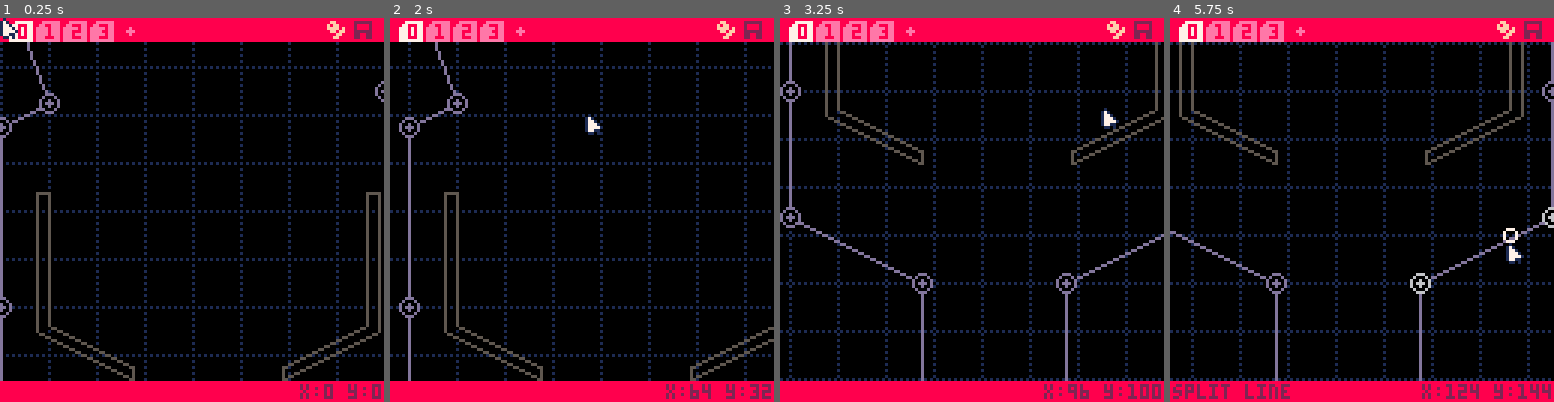
Above: before the commit, frames 1-4 (left to right).
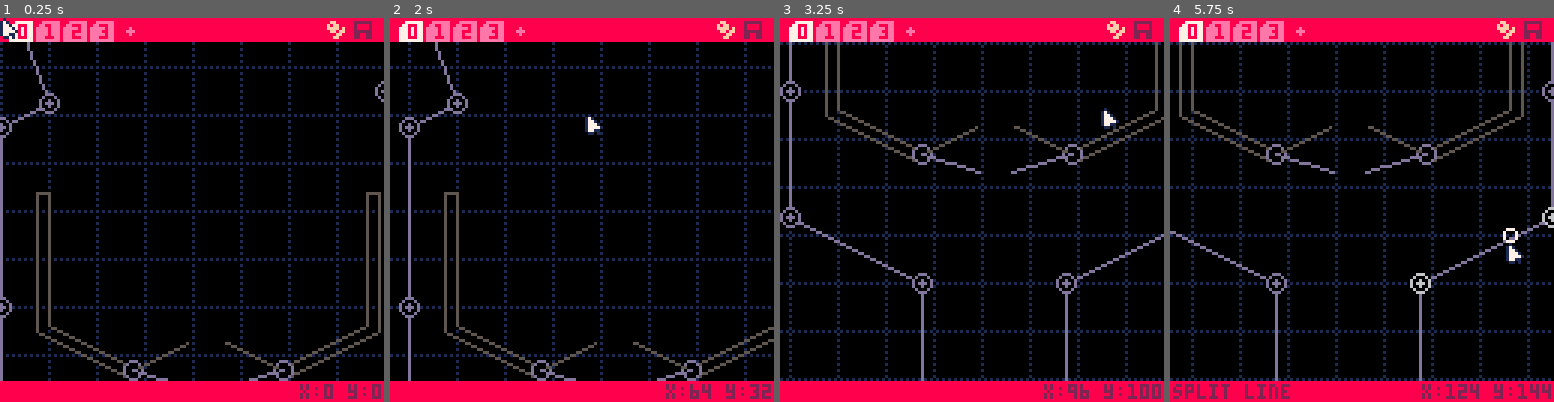
Above: after the commit, the same moments.

Repository: LouieChapm/Super3dPinball
Game: PICO-8 cartridge pinball_editor.p8
The game is run twice, just before and just after one commit, with the same random seed, the same clock (stepped at 60 frames per second) and the same inputs.
Inputs (mouse positions are in pixels of both pictures, inside the frame that each line leads up to):
- Up to frame 1 (0.25 s): no input
- Up to frame 2 (2 s): click (459, 121) at 0.67 s; click (520, 267) at 1.22 s; click (585, 114) at 1.77 s; hold Left from 1.97 s (still down)
- Up to frame 3 (3.25 s): click (1037, 259) at 2.32 s; release Left at 2.37 s; hold Down 2.42-2.82 s; click (1102, 106) at 2.87 s; hold Right from 2.87 s (still down)
- Up to frame 4 (5.75 s): click (1254, 256) at 3.42 s; release Right at 3.53 s; hold Up 3.58-4.08 s; click (1315, 102) at 3.97 s; hold Right 4.13-4.53 s; click (1381, 248) at 4.52 s; hold Down 4.58-5.08 s; click (1442, 94) at 5.07 s; hold Left from 5.13 s (still down); click (1507, 244) at 5.62 s

The runs differ from the first frame. In frame 1, 0.6% of the frame differs, in the area x 32-77%, y 84-95%; in frame 2, 0.6%; in frame 3, 0.7%, in the area x 34-79%, y 28-41%; in frame 4, 0.7%.

Commit message:
Update pinball_editor.p8

Diff:
--- a/pinball_editor.p8
+++ b/pinball_editor.p8
@@ -41,6 +41,7 @@
 	ACTIVE_POLY_INDEX, ACTIVE_POLY_OBJECT = 1, POLYGONS[1]
 
 	PARTS = {}
+	foreach(split(part_library, "\n"), init_part)
 
 
 	CAMERA_X,CAMERA_Y=dget(0) or 0,dget(1) or 0
@@ -49,14 +50,6 @@
 	NEW_POINT_PREVIEW = {}
 end
 
-function init_part(_datastr)
-	local data = split(_datastr)
-	local part_type = deli(data,1)
-
-	if part_type=="flipper" then
-		new_flipper(data) -- todo fix this
-	end
-end
 
 
 function init_polygon(poly_data)
@@ -145,6 +138,10 @@
 	keyboard_enter = false
 	if(p=="\r")keyboard_enter=true
 
+	keyboard_delete = false
+	if(p=="\b")keyboard_delete=true
+
+
 
 	if is_typing then
 
@@ -184,10 +181,19 @@
 	end
 end
 
-part_num=0
-function gen_name()
+function gen_name(_num)
+	part_num = _num or 0
+
 	part_num+=1
-	return "part" .. sub("0"..part_num, -2)
+	local name = "part" .. sub("0"..part_num, -2)
+
+	for part in all(PARTS) do
+		if part.name==name then
+			return gen_name(part_num)
+		end
+	end
+
+	return name
 end
 
 function update_camera()
@@ -477,6 +483,8 @@
 	if NEW_POINT_PREVIEW!=nil then
 		circ(NEW_POINT_PREVIEW.x, NEW_POINT_PREVIEW.y, 2, 7)
 	end
+
+	foreach(PARTS, draw_part)
 end
 
 function draw_ui_polygon()
@@ -496,7 +504,7 @@
 function goto_parts()
 	show_selector = false
 
-	part_option_texts=split"flipper,bumper,pop bumper,ramp"
+	part_option_texts=split"flipper,pop bumper,ramp"
 
 	placable,selected = nil,nil
 end
@@ -570,6 +578,11 @@
 		-- del(PARTS, hover_part)
 	end
 
+
+	if selected and keyboard_delete and not is_typing then
+		del(PARTS, selected)
+		selected = nil
+	end
 end
 
 function draw_mode_parts()
@@ -591,10 +604,10 @@
 	local rad = 3
 	local col = sel and 7 or _p.hover and 6 or 13
 
-	circfill(_p.x, _p.y, rad, 0)
-	circ(_p.x, _p.y, rad, col)
-
 	if _p.type == "flipper" then
+		circfill(_p.x, _p.y, rad, 0)
+		circ(_p.x, _p.y, rad, col)
+
 		local is_left,length,rest_direction,active_angle=unpack(_p.data)
 
 		local x2,y2 = _p.x + sin(rest_direction + active_angle) * length, _p.y + cos(rest_direction + active_angle) * length
@@ -602,6 +615,10 @@
 
 		local x2,y2 = _p.x + sin(rest_direction) * length, _p.y + cos(rest_direction) * length
 		line(_p.x, _p.y, x2, y2, col)
+	elseif _p.type == "pop bumper" then
+		local rad = unpack(_p.data)
+
+		circ(_p.x, _p.y, rad, col)
 	end
 end
 
@@ -631,7 +648,7 @@
 
 				-- clicked on button to make new object
 				if MOUSE_CLICK then
-					new_part(_text)
+					new_part(_text, true)
 				end
 			end
 
@@ -674,24 +691,69 @@
 	end
 end
 
-function new_part(_type)
+function init_part(_datastr)
+	local data = split(_datastr)
+
+	new_part(data, false)
+end
+
+
+
+function new_part(_data, _placable)
 	show_selector = false
-	place_object = true
-
-	part = {
-		x = MOUSE_X,
-		y = MOUSE_Y,
-
-		type = _type,
-		name = gen_name(),
-
-		index = -1,
-		data = {},
-	}
-
-	if _type == "flipper" then
-		part.index = 1
-		part.data = {true, 20, .8, -.12}
+	place_object = _placable
+
+	if (type(_data))=="string" then
+		-- new placable object type thing
+
+		local _type = _data
+
+		part = {
+			x = MOUSE_X,
+			y = MOUSE_Y,
+
+			type = _type,
+			name = gen_name(),
+
+			index = -1,
+			data = {},
+		}
+
+		if _type == "flipper" then
+			part.index = 1
+			part.data = {true, 20, .8, -.12}
+		elseif _type == "pop bumper" then
+			part.index = 2
+			part.data = {8}
+		else
+			debug(_type)
+		end
+
+		placable = part
+	else
+		-- todo holy shit is so cringe
+		local _type, _name, _x, _y, _info = deli(_data,1), deli(_data,1), deli(_data,1), deli(_data,1), _data
+
+		part = {
+			x = _x,
+			y = _y,
+
+			type = _type,
+			name = _name,
+
+			index = -1,
+			data = _info,
+		}
+
+		if(_type == "flipper") part.index = 1
+		if(_type == "pop bumper") part.index = 2
+
+		-- todo bad solution no
+		for i=1, #part.data do
+			if(part.data[i]=="true" or part.data[i]=="false")part.data[i]= part.data[i]=="true"
+		end
+
+		add(PARTS, part)
 	end
 end
 
@@ -699,21 +761,21 @@
 part_settings = {
 	split"????",
 	split"side,lgth,rest,actv", 		-- flipper
-	split"pwr",
+	split"radi",
 }
 
 -- secondary list to the above , used for tooltips
 setting_descriptors = {
 	split"????",
 	split"left side flipper?,flipper length,resting angle,active angle change", 		-- flipper
-	split"pwr", 						-- pop bumper
+	split"bumper radius", 						-- pop bumper
 }
 
 -- secondary list to the above , used for tooltips
 setting_iterators = {
 	split"????",
 	split"bool,1,-.01,.02", 		-- flipper
-	split"pwr", 						-- pop bumper
+	split"1", 						-- pop bumper
 }
 function draw_part_editor(_part)
 	local colours = split"0,1,7,0,0"
@@ -924,9 +986,7 @@
 function part_to_string(_part)
 	local out = table_to_string({_part.type, _part.name, _part.x, _part.y})
 
-	if _part.type == "flipper" then
-		out..=","..table_to_string(_part.data)
-	end
+	out..=","..table_to_string(_part.data)
 
 	return out
 end
